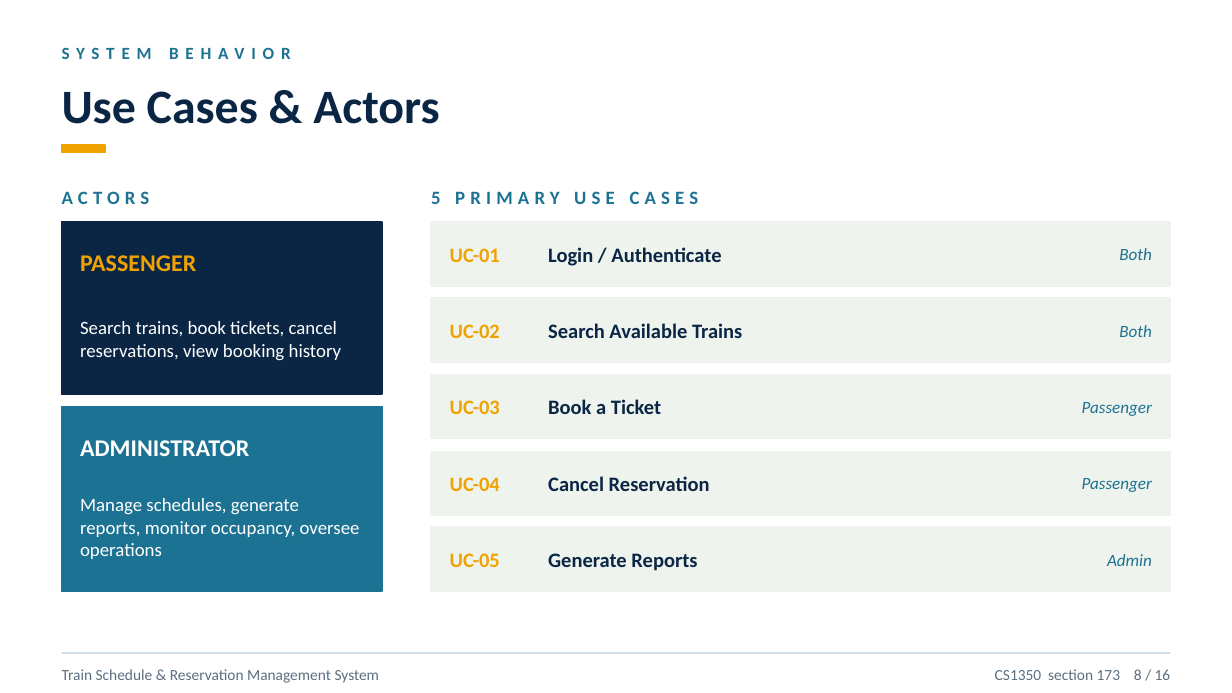
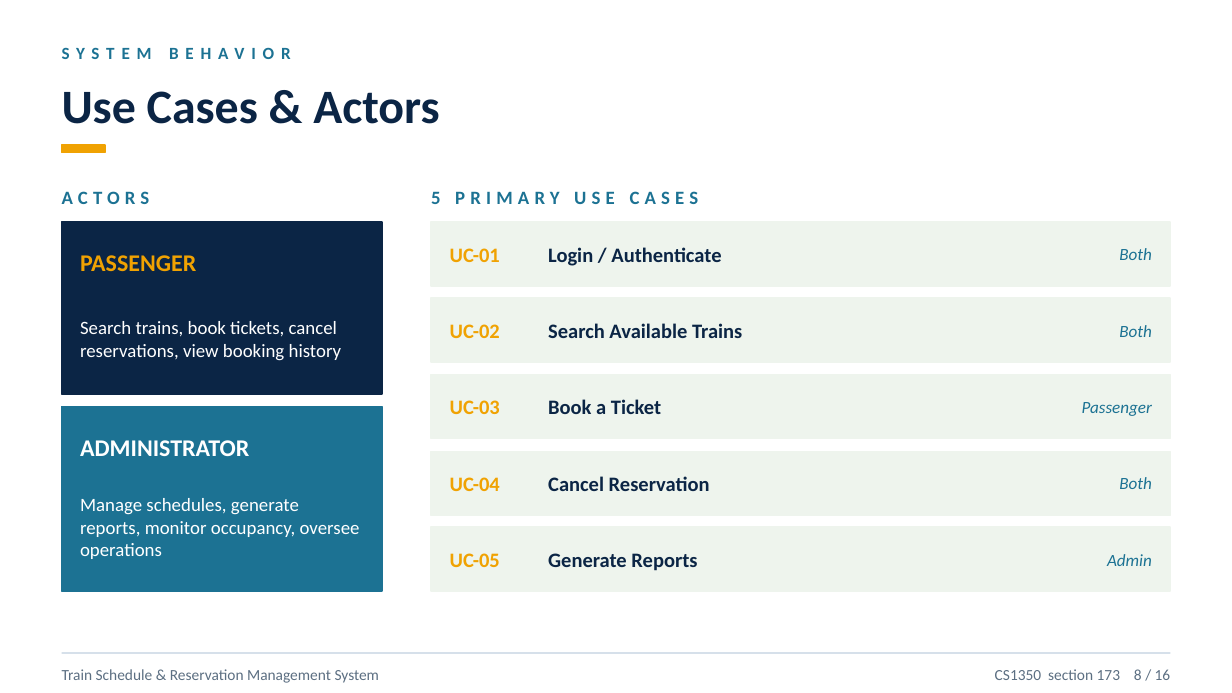
Before and after one commit to fahadg2/train-reservation-system, a slide deck: slide 8 of presentation/Train_System_Presentation-F2.pptx. Drawn at 1232x693 pixels with LibreOffice and Linux fonts; fonts in the diff are those of the drawing. Boxes give left, top, right and bottom in pixels: in the first picture for what was removed or moved away, otherwise in the second. Text is boxed around its words. In the diff, an @@ line names an element or a change of style, - is before the commit and + after.

```diff
--- a/presentation/Train_System_Presentation-F2.pptx
+++ b/presentation/Train_System_Presentation-F2.pptx
@@ text at [1119,477,1152,489]: text changed @@
-Passenger
+Both
```
